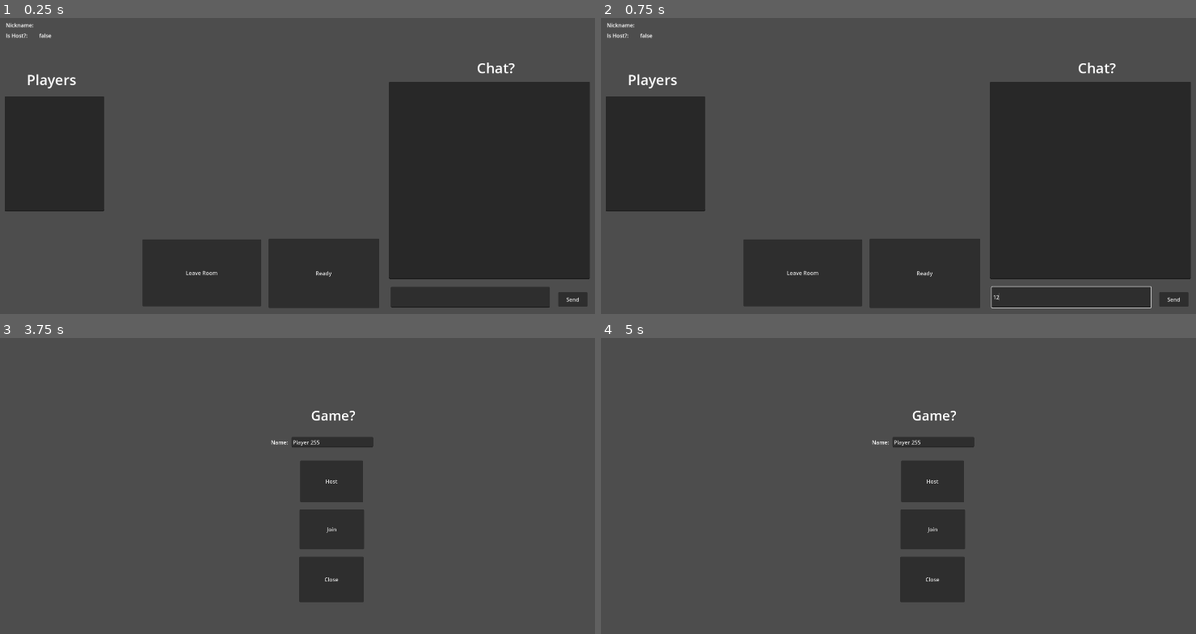
Above: before the commit, frames 1-4 (two rows, left to right).
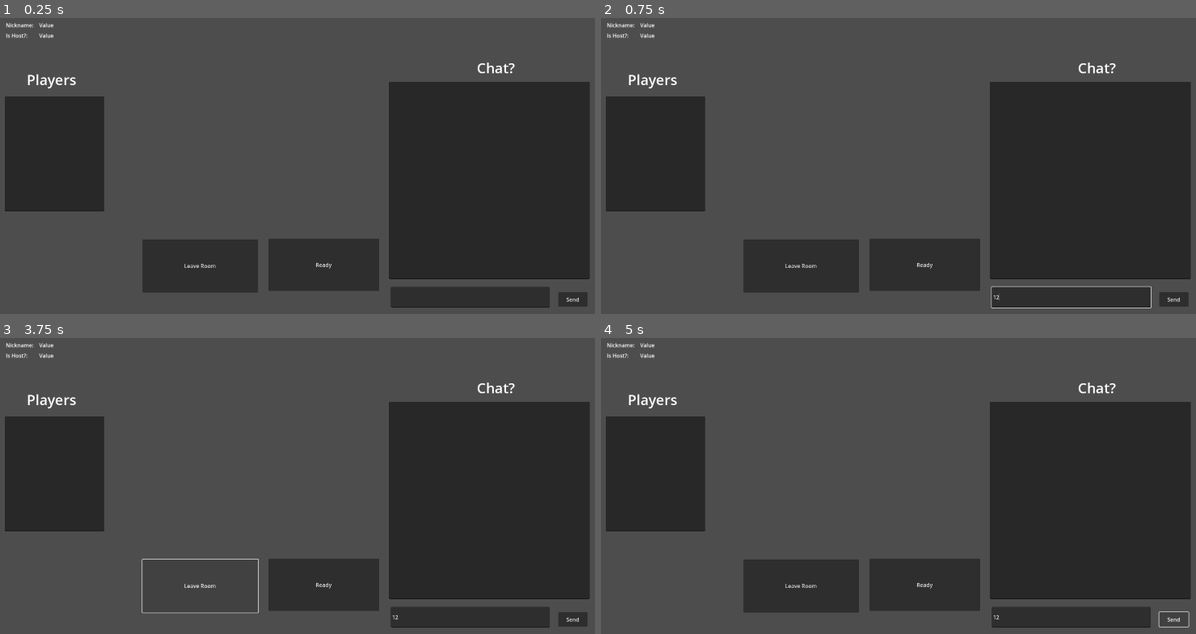
Above: after the commit, the same moments.

Repository: pvmathew/denliner
Game: Godot game, scene res://Scenes/Lobby/lobby.tscn
The game is run twice, just before and just after one commit, with the same random seed, the same clock (stepped at 60 frames per second) and the same inputs. This scene is started directly instead of the project's main scene.
Inputs (mouse positions are in pixels of both pictures, inside the frame that each line leads up to):
- Up to frame 1 (0.25 s): no input
- Up to frame 2 (0.75 s): click (1071, 296) at 0.52 s; type "12" at 0.6 s
- Up to frame 3 (3.75 s): click "Ready" at 1.25 s; click "Ready" at 2 s; click "Send" at 2.75 s; click "Leave Room" at 3.5 s
- Up to frame 4 (5 s): click (1172, 619) at 4.25 s, where only the run after the commit has a clickable "Send"

The runs differ from the first frame. In frame 1, 2.2% of the frame differs, in the area x 6-64%, y 1-98%; in frame 2, 2.2%; in frame 3, 37%; in frame 4, 40%, in the area x 0-100%, y 1-98%.
Error after the commit: Parse Error: Expected indented block after function declaration. (res://Scenes/Lobby/lobby.gd:82)

Commit message:
Add a start game button that is enabled whenever all players in lobby are ready

Diff:
--- a/Global/session_data.gd
+++ b/Global/session_data.gd
@@ -65,6 +65,12 @@
 	var peer_id = multiplayer.get_unique_id()
 	rpc("change_player_ready", new_value)
 
+func is_all_ready():
+	for player in players.values():
+		if not player["is_ready"]:
+			return false
+	return true
+
 @rpc("any_peer", "call_local")
 func change_player_ready(value):
 	print("remote sender id from multipler.get_remote_sender_id: ", multiplayer.get_remote_sender_id())
--- a/Scenes/Lobby/lobby.gd
+++ b/Scenes/Lobby/lobby.gd
@@ -10,6 +10,9 @@
 	# For Debug purposes, shows player info in top left
 	$Nickname/Value.text = PlayerData.nickname
 	$"IsHost/Value".text = str(PlayerData.is_host)
+
+	if PlayerData.is_host:
+		$StartGame.visible = true
 
 	for player in SessionData.players.values():
 		print(player)
@@ -24,20 +27,12 @@
 		print(player_labels)
 
 
-
 # UI Signals
 func _on_leave_room_pressed():
 	SessionData.leave_session()
 
 func _on_ready_pressed():
 	SessionData.toggle_ready()
-	#var my_peer_id = multiplayer.get_unique_id()
-	#if player_labels.has(multiplayer.get_unique_id()):
-		#var label = player_labels[my_peer_id]
-		#if value:
-			#label.add_theme_color_override("font_color", Color.GREEN)
-		#else:
-			#label.add_theme_color_override("font_color", Color.WHITE)
 
 func _on_send_pressed():
 	print("Send button was pressed. Sending the following message: ", $MessageInput.text)
@@ -74,6 +69,15 @@
 		else:
 			label.add_theme_color_override("font_color", Color.WHITE)
 
+	if SessionData.is_all_ready():
+		$StartGame.disabled = false
+	else:
+		$StartGame.disabled = true
+
 @rpc ("any_peer", "call_local")
 func msg_rpc(name, data):
 	$ChatLog.text += str(name, ":", data, "\n")
+
+
+func _on_start_game_pressed():
+	# Start the game for all players in this lobby
--- a/Scenes/Lobby/lobby.tscn
+++ b/Scenes/Lobby/lobby.tscn
@@ -74,8 +74,8 @@
 [node name="LeaveRoom" type="Button" parent="."]
 offset_left = 433.0
 offset_top = 673.0
-offset_right = 786.0
-offset_bottom = 872.0
+offset_right = 777.0
+offset_bottom = 831.0
 text = "Leave Room"
 
 [node name="PlayerList" type="TextEdit" parent="."]
@@ -97,7 +97,7 @@
 offset_left = 808.0
 offset_top = 671.0
 offset_right = 1137.0
-offset_bottom = 877.0
+offset_bottom = 826.0
 text = "Ready"
 
 [node name="PlayerListVBox" type="VBoxContainer" parent="."]
@@ -106,6 +106,15 @@
 offset_right = 645.0
 offset_bottom = 592.0
 
+[node name="StartGame" type="Button" parent="."]
+visible = false
+offset_left = 430.0
+offset_top = 847.0
+offset_right = 1133.0
+offset_bottom = 1052.0
+disabled = true
+text = "Start Game"
+
 [connection signal="pressed" from="Send" to="." method="_on_send_pressed"]
 [connection signal="pressed" from="LeaveRoom" to="." method="_on_leave_room_pressed"]
 [connection signal="pressed" from="Ready" to="." method="_on_ready_pressed"]
